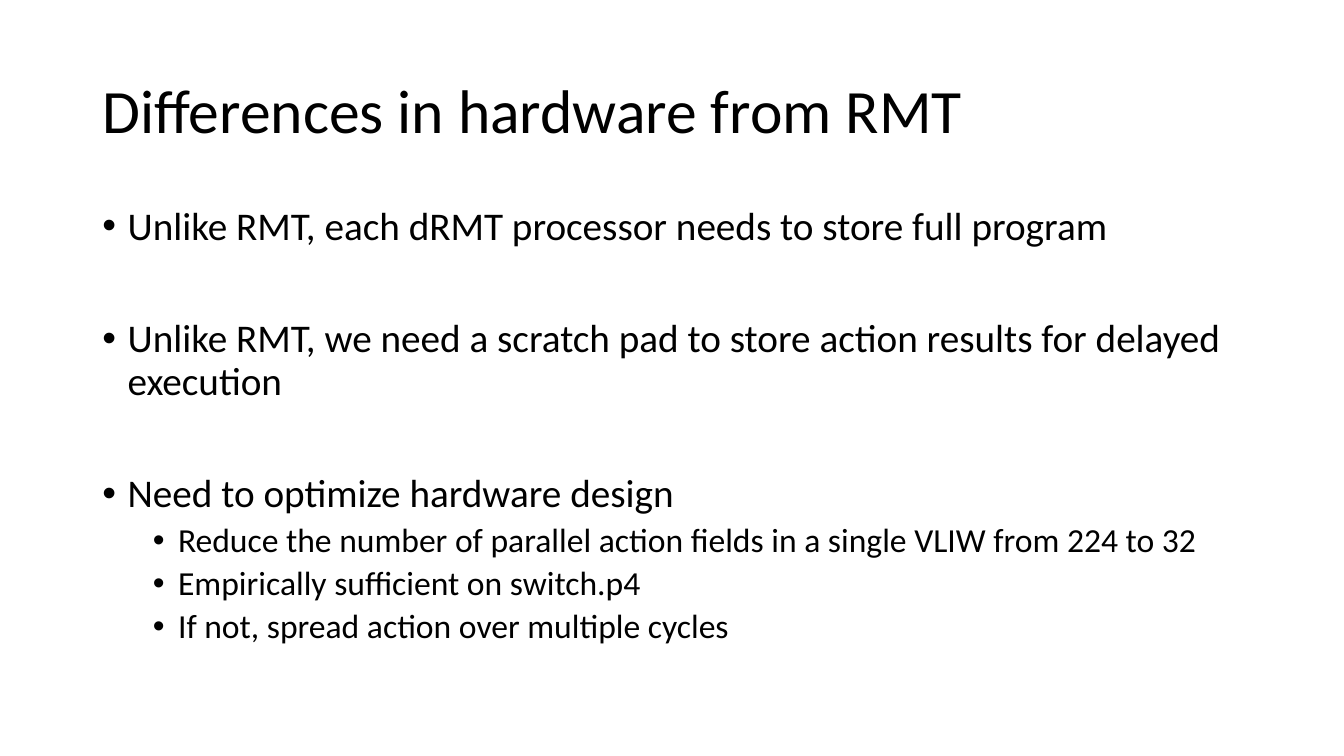
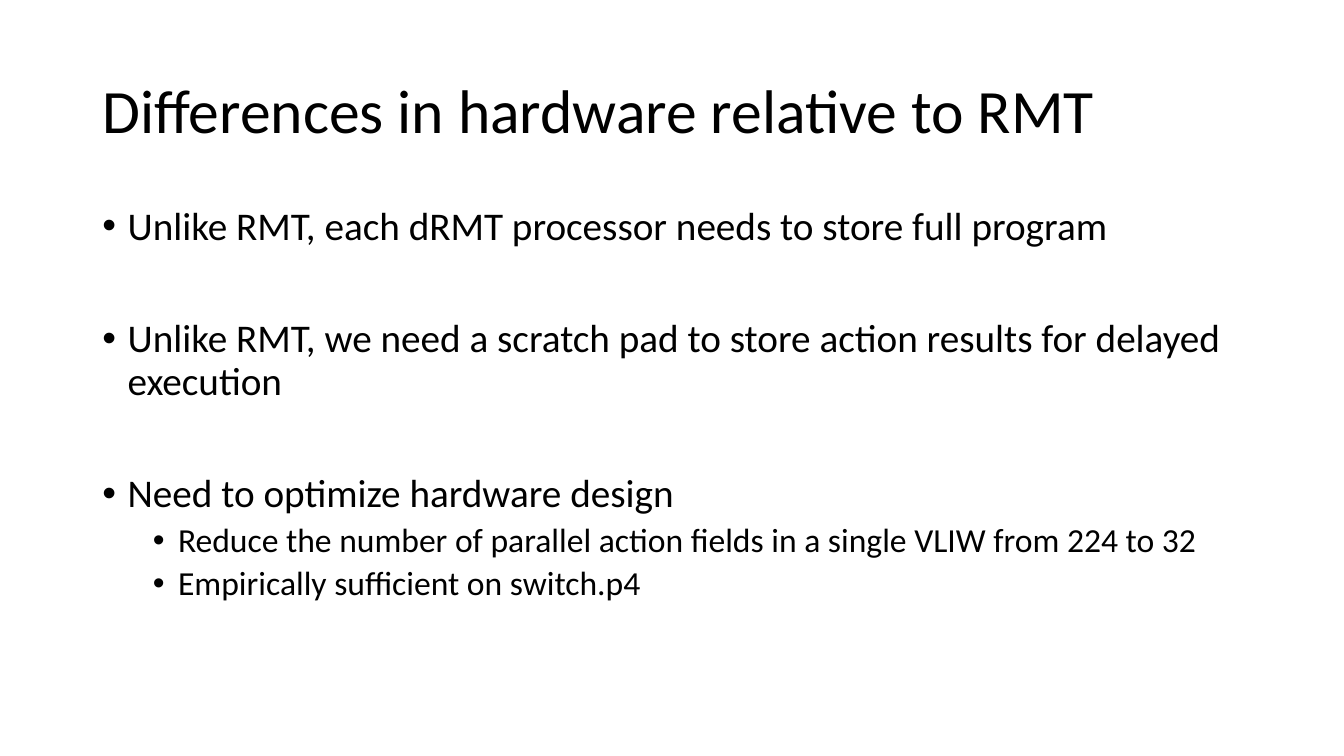
Before and after one commit to anirudhSK/drmt_talk, a slide deck: slide 33 of drmt.pptx (slide 32 before the commit). Drawn at 1344x756 pixels with LibreOffice and Linux fonts; fonts in the diff are those of the drawing. Boxes give left, top, right and bottom in pixels: in the first picture for what was removed or moved away, otherwise in the second. Text is boxed around its words. In the diff, an @@ line names an element or a change of style, - is before the commit and + after.

```diff
--- a/drmt.pptx
+++ b/drmt.pptx
@@ title at box(102, 90, 1094, 134): text changed @@
-Differences in hardware from RMT
+Differences in hardware relative to RMT
@@ text at box(178, 614, 729, 644): paragraph removed @@
-  • If not, spread action over multiple cycles
```
Also in this commit, not shown: 11 other slides changed, 3 slides added, 2 slides removed.
